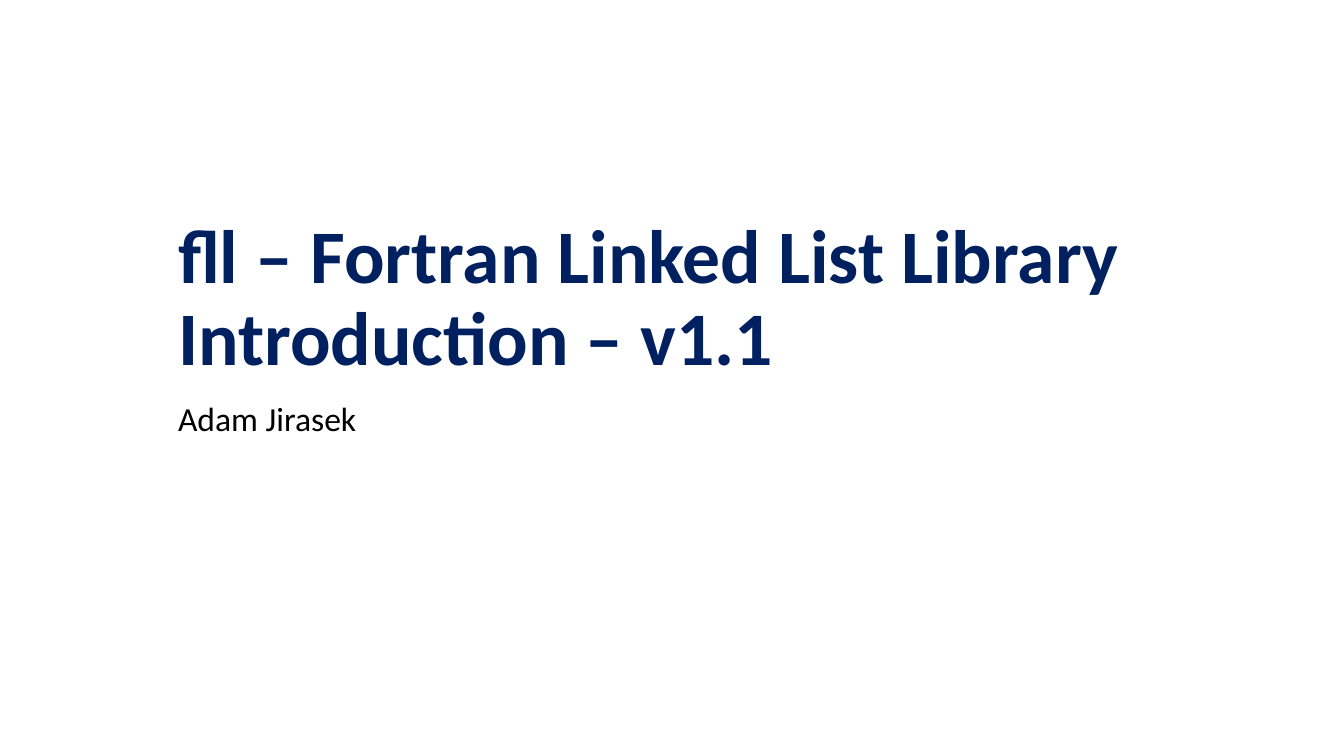
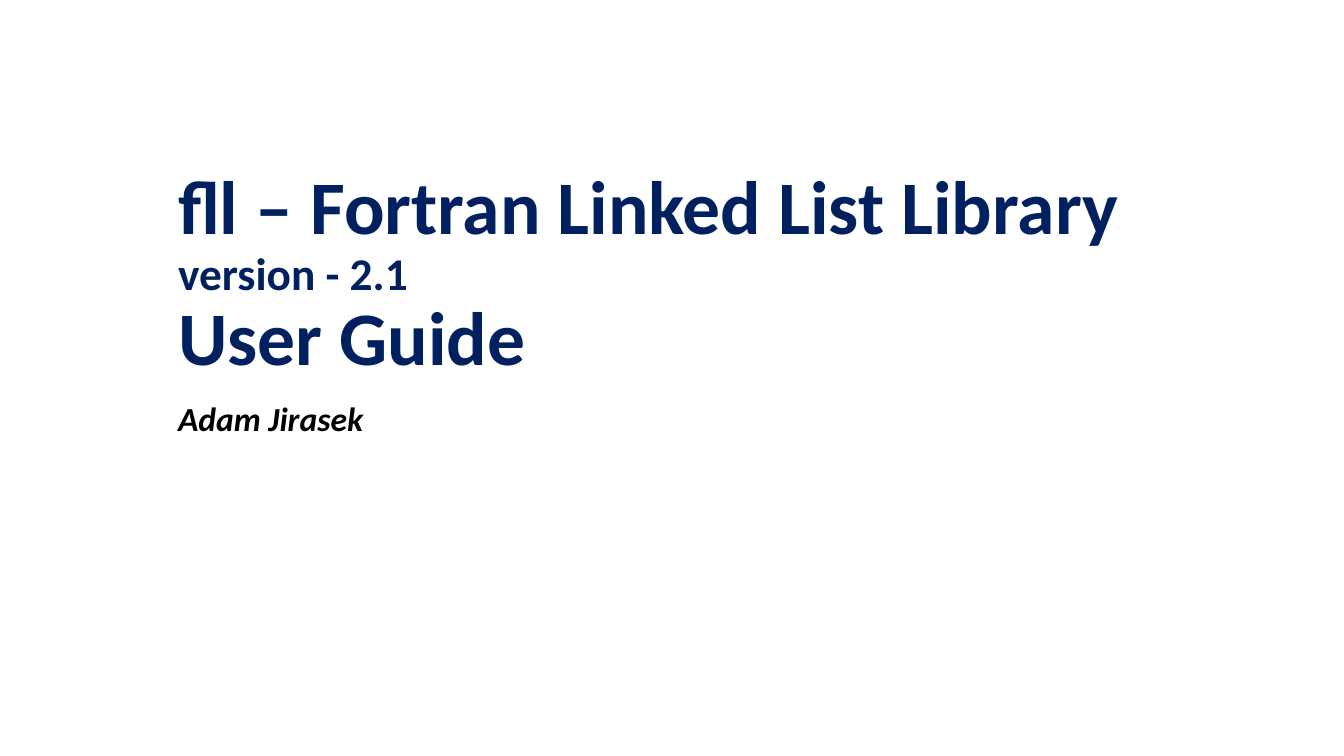
Before and after one commit to ZedThree/fort_depend.py, a slide deck: slide 1 of fll–FortranLinkedListLibrary.pptx. Drawn at 1344x756 pixels with LibreOffice and Linux fonts; fonts in the diff are those of the drawing. Boxes give left, top, right and bottom in pixels: in the first picture for what was removed or moved away, otherwise in the second. Text is boxed around its words. In the diff, an @@ line names an element or a change of style, - is before the commit and + after.

```diff
--- a/fll–FortranLinkedListLibrary.pptx
+++ b/fll–FortranLinkedListLibrary.pptx
@@ title at bbox=[178, 181, 1118, 366]: text changed @@
-fll – Fortran Linked List Library
-Introduction – v1.1
+fll – Fortran Linked List Library version - 2.1
+User Guide
@@ subtitle "Adam Jirasek" at bbox=[178, 407, 363, 432]: bold on, italic on @@
```
Also in this commit, not shown: 1 other slide changed, 9 slides added, 1 other file.
